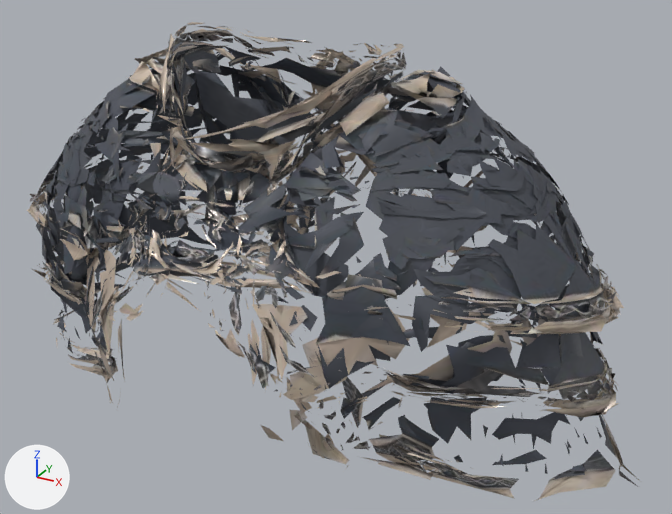
An edit to the glTF model hollowmere/Assets/Resources/Gear/Lower/arcane/t2_shoulders.glb, drawn before and after from the same camera.
The view is the same before and after, from a 50 mm camera at (0.493, -0.772, 1.756) aimed at (0.055, 0.025, 1.357). The axes (+X, +Y, +Z) are drawn at lower left. The lights are the same throughout. The first picture is the older version. Vertices at exactly the same position are counted once.

In view in the first picture: 'arcane_t2_shoulders'.
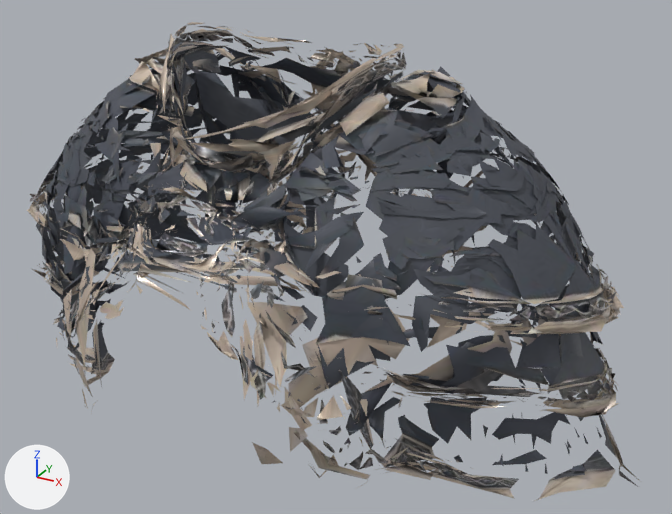
Where the change shows, as pixel boxes (x1, y1, x2, y2) in the pictures (672 x 514 px; the box of a moved part takes in the faces that stretch with it):
part 1 of me_arcane_t2_shoulders, moved or reshaped: before (157, 208, 168, 220); after (140, 200, 152, 213)
part 2 of me_arcane_t2_shoulders, moved or reshaped: before (148, 230, 170, 269); after (133, 223, 154, 265)
part 3 of me_arcane_t2_shoulders, moved or reshaped: before (157, 235, 161, 248); after (142, 229, 147, 242)
part 4 of me_arcane_t2_shoulders, moved or reshaped: before (175, 214, 186, 231); after (160, 206, 170, 224)
part 5 of me_arcane_t2_shoulders, moved or reshaped: before (174, 218, 180, 230); after (158, 212, 165, 222)
part 6 of me_arcane_t2_shoulders, deleted: before (84, 180, 444, 472)
part 7 of me_arcane_t2_shoulders, built on: before (30, 170, 456, 480); after (62, 162, 445, 486)
part 8 of me_arcane_t2_shoulders, cut back: before (238, 166, 464, 295); after (239, 165, 464, 287)

Edits to the bpy script that builds the scene:
```text
Change me_arcane_t2_shoulders:
    used by ob_arcane_t2_shoulders; location = (0.0, 0.0, 0.0)
    remove me_arcane_t2_shoulders.from_pydata(...)  # 16109 vertices, 9668 faces; spans x -0.379..0.393, y -0.18..0.211, z 1.167..1.588
    add me_arcane_t2_shoulders.from_pydata(...)  # 16087 vertices, 9668 faces; spans x -0.379..0.393, y -0.202..0.219, z 1.167..1.588
    me_arcane_t2_shoulders part 1: the loose piece of 9 vertices spanning x -0.056..-0.04, y -0.132..-0.123, z 1.434..1.446 is moved by (-0.005, -0.017, 0.012)
    me_arcane_t2_shoulders part 2: the loose piece of 12 vertices spanning x -0.053..-0.013, y -0.165..-0.138, z 1.399..1.426 is scaled about its middle by (0.982, 1.02, 1.09), then moved by (-0.005, -0.016, 0.01)
    me_arcane_t2_shoulders part 3: the loose piece of 4 vertices spanning x -0.042..-0.033, y -0.152..-0.143, z 1.415..1.425 is moved by (-0.004, -0.014, 0.01)
    me_arcane_t2_shoulders part 4: the loose piece of 4 vertices spanning x -0.029..-0.015, y -0.14..-0.13, z 1.43..1.444 is moved by (-0.004, -0.017, 0.013)
    me_arcane_t2_shoulders part 5: the loose piece of 9 vertices spanning x -0.029..-0.018, y -0.14..-0.132, z 1.432..1.44 is moved by (-0.004, -0.016, 0.012)
    me_arcane_t2_shoulders part 6: 522 loose pieces with 2101 vertices, spanning x -0.194..0.186, y -0.18..0.196, z 1.202..1.46, are deleted
    me_arcane_t2_shoulders part 7: 298 vertices moved from x -0.198..0.194, y -0.169..-0.062, z 1.19..1.462 to x -0.205..0.196, y -0.189..-0.062, z 1.189..1.474; 113 vertices removed from x -0.321..0.194, y -0.168..0.028, z 1.195..1.458; 1685 vertices added at x -0.203..0.196, y -0.202..-0.063, z 1.189..1.472
    me_arcane_t2_shoulders part 8: 181 vertices moved from x -0.15..0.143, y 0.143..0.196, z 1.26..1.389 to x -0.159..0.148, y 0.166..0.219, z 1.249..1.389; 23 vertices removed from x -0.152..0.127, y 0.163..0.195, z 1.308..1.393; 532 vertices added at x -0.161..0.144, y 0.172..0.219, z 1.26..1.393
    other edits to the shape of me_arcane_t2_shoulders do not show in these pictures
```
